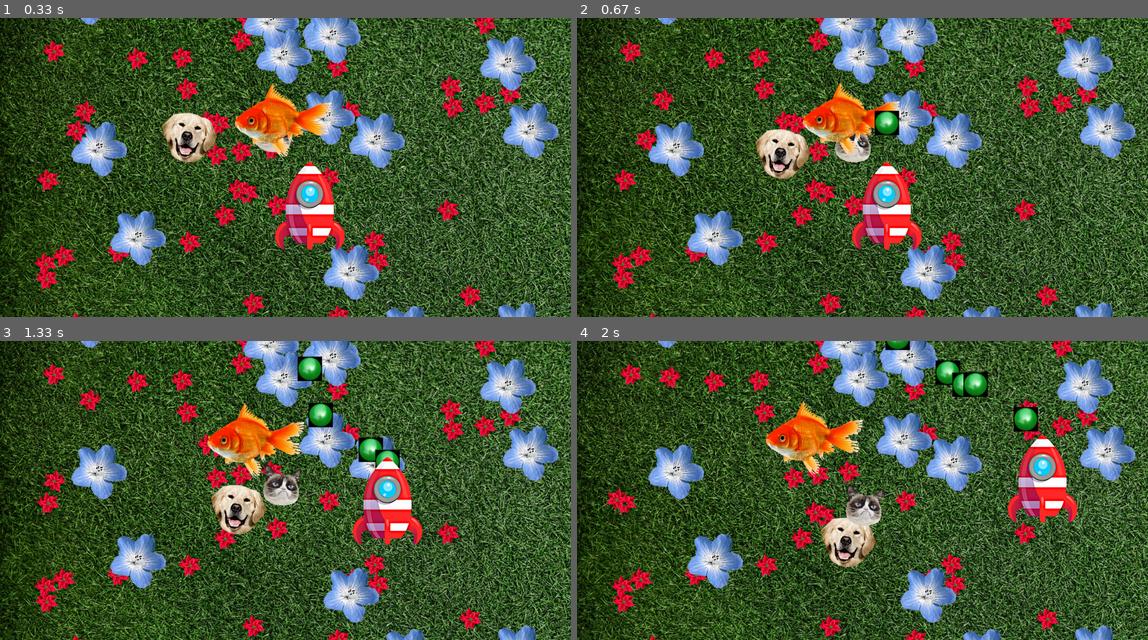
Above: before the commit, frames 1-4 (two rows, left to right).
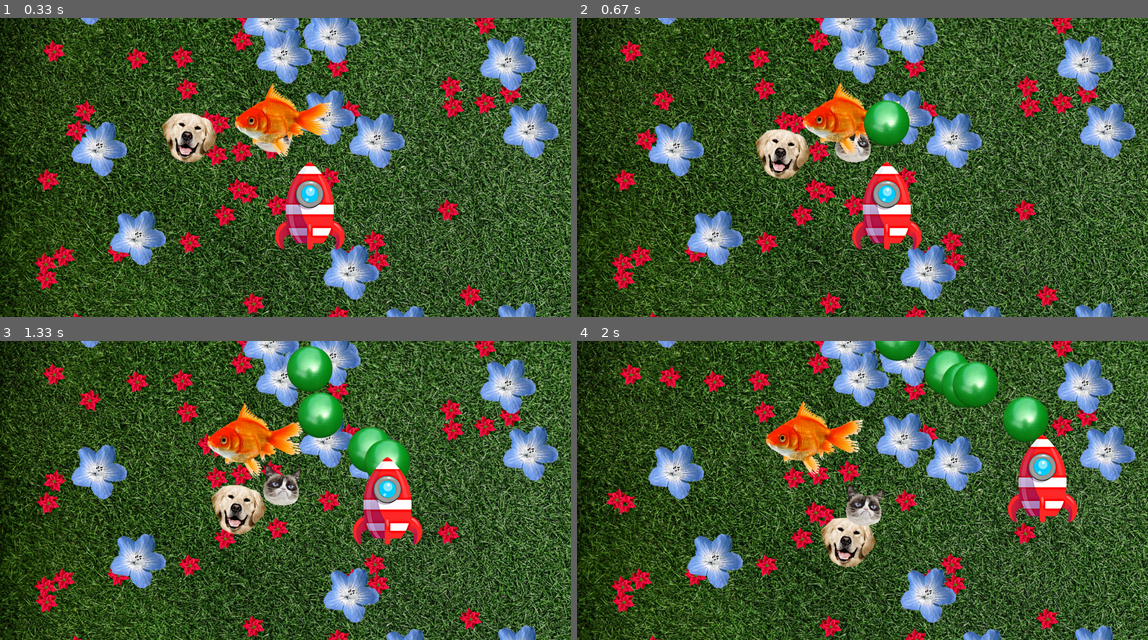
Above: after the commit, the same moments.

Repository: jimmygizmo/pygamefun
Game: pygame game, started from game/main.py
Same seed, same stepped clock (60 frames per second), same inputs: the game is played once before the commit and once after it.
Inputs:
- Up to frame 1 (0.33 s): no input
- Up to frame 2 (0.67 s): tap Space at 0.33 s
- Up to frame 3 (1.33 s): hold Right 0.67-1.13 s; tap Space at 0.73, 1.03, 1.23 s; hold Up from 1.17 s (still down)
- Up to frame 4 (2 s): release Up at 1.47 s; hold Right 1.5-1.97 s; tap Space at 1.57, 1.87 s

Frame 1 is identical in both runs. In frame 2, 0.9% of the frame differs, in the area x 50-59%, y 27-43%; in frame 3, 3.0%, in the area x 50-72%, y 1-46%; in frame 4, 3.0%.

Commit message:
alphonic resizing as I call it with some sense of humor .. is working although it does seem to have a somewhat known issue with the edges, the alpha does work and this is a better result than anything pygame can do that I have seen (all pygame options make the BG all black). remaining issue is that I cannot get pgyame.image.frombytes to create a surface from the VALID PNG data. I also used PNG data I got direct from a file read. I suspect some encoding issue .. BUT all numpy and cv2 manipulations work inside resizer.alphonic_resize() and the problem is with pygame.image.frombytes. maybe its an encoding issue but again, EVERYTHING I tried all validated the PNG data as good. it writes to a good PNG file. unknown problem with frombytes(). solution requires ability to generate pygame surface from raw bytes representing those of a PNG image with alpha channel. A HACK we could do is to read-in the temp validation image file I output. this is bad for a long term solution but it would further isolate the issue and would work just fine I suspect. I may add this in the next push with a prominent CONFIG var to control it.

Diff:
--- a/game/main.py
+++ b/game/main.py
@@ -36,6 +36,12 @@
 )  # SurfCacheitem
 SCACHE: dict[str, SurfCacheItem] = {}  # The Surface Cache. Key = filename, Value = SurfCacheItem.
 
+
+# TODO: This looks like a cool way to apply type-hinting to literal enums like this (constant lists, dicts etc):
+# PygameSurfaceFormatType = Union[
+#     Literal["P"], Literal["RGB"], Literal["RGBX"], Literal["RGBA"], Literal["ARGB"]
+# ]
+# USAGE: format: PygameSurfaceFormatType = "RGBA"
 
 # List of tuples of the phase name and the phase duration in frames/iterations. collections.deque.popleft() is said
 # to be efficient at popping from the left side of a list. I'm just giving it a try. There are many ways to rotate a list.
@@ -537,29 +543,56 @@
     #     raise ValueError(f"FATAL: Invalid ephase_name '{ephase_name}'. "
     #                      "Check values in ENVIRO_PHASES config.")
 
-def load_image(filename: str, flip: bool, width: int | None, height: int | None) -> None:
+def load_image(
+            filename: str,
+            flip: bool,
+            resize: bool,
+            width: int | None,
+            height: int | None,
+        ) -> None:
     image_path = os.path.join(ASSET_PATH, filename)
-    prop_surface_l: pygame.Surface = pygame.image.load(image_path).convert_alpha()
-    if width and height:
-        temp_surface = pygame.Surface((width, height))
-        pygame.transform.smoothscale(prop_surface_l, (width, height), temp_surface)
-        prop_surface_l = temp_surface
+    surface_l: pygame.Surface = pygame.Surface((0, 0))
+    if resize:
+        if width and height:
+            with open(image_path, 'rb') as fh:
+                img_bytes = fh.read()
+            resized_png_bytes = resizer.alphonic_resize(
+                    img_data=img_bytes,
+                    width=width,
+                    height=height,
+                )
+            # DEV HACK (pygame.image.frombytes is not working yet) - output data to a file. Check valid PNG. Hack load it?
+            # TODO: If desperate, we could load the image from disk. Horribly bad but could work until a proper fix.
+            with open('load-image-temp-out-png.png', 'wb') as fh:
+                fh.write(resized_png_bytes)
+            # END DEV HACK - Proves the image data is good. Helps prove out problem is with pygame.image.frombytes()
+            new_size = (width, height)  # NOTE: This is the size of the already-resized image. No resizing occurs here.
+            alphonically_resized_surface = pygame.image.frombytes(
+                    resized_png_bytes,
+                    size=new_size,
+                    format='RGBA',
+                ).convert_alpha()
+            # ******************************************************************
+            # PERSISTENT ERROR:
+            #     fbtest = pygame.image.frombytes(img_bytes, size=(140, 140), format='RGBA').convert_alpha()
+            #              ^^^^^^^^^^^^^^^^^^^^^^^^^^^^^^^^^^^^^^^^^^^^^^^^^^^^^^^^^^^^^^^^^
+            # ValueError: Bytes length does not equal format and resolution size
+            # ******************************************************************
+            surface_l = alphonically_resized_surface
+    else:
+        surface_l: pygame.Surface = pygame.image.load(image_path).convert_alpha()
+
     if flip:
-        prop_surface_l = pygame.transform.flip(prop_surface_l, True, False)
-
-    prop_surface_r: pygame.Surface = pygame.transform.flip(prop_surface_l, True, False)
+        surface_l = pygame.transform.flip(surface_l, True, False)
+
+    # Create RIGHT-facing surface:
+    surface_r: pygame.Surface = pygame.transform.flip(surface_l, True, False)
+    # ADD CACHE ITEM:
     c_item: SurfCacheItem = {
-            'surface_l': prop_surface_l,
-            'surface_r': prop_surface_r,
+            'surface_l': surface_l,
+            'surface_r': surface_r,
         }
     SCACHE[filename] = c_item
-
-    # OPENCV CUSTOM IMAGE RESIZE EXPERIMENT - See file: resizer.py
-    # New experiment with binary image data OpenCV initially as a way to PROPERLY resize a PNG with transparency.
-    if width and height:
-        with open(image_path, 'rb') as fh:
-            img_bytes = fh.read()
-        resizer.alphonic_resize(img_data=img_bytes, width=width, height=height)
 
 
 def event_meatball(group_ref: pygame.sprite.Group):
@@ -625,7 +658,13 @@
 for i, player_spec in enumerate(player_specs):
     player_spec['name'] = player_spec['name'] + str(i)
     player_spec['instance_id'] = i
-    load_image(filename=player_spec['img_filename'], flip=player_spec['flip'], width=None, height=None)
+    load_image(
+            filename=player_spec['img_filename'],
+            flip=player_spec['flip'],
+            resize=False,  # Resizing upon load (with correct alpha) is 90% working. Disabled until ready.
+            width=None,
+            height=None,
+        )
     player: Player = Player(
             groups=[all_sprites, all_players],
             img_filename=player_spec['img_filename'],
@@ -640,7 +679,13 @@
 # INSTANITATE NPC SPRITES
 for i, npc_spec in enumerate(npc_specs):
     npc_spec['instance_id'] = i
-    load_image(filename=npc_spec['img_filename'], flip=npc_spec['flip'], width=None, height=None)
+    load_image(
+            filename=npc_spec['img_filename'],
+            flip=npc_spec['flip'],
+            resize=False,  # Resizing upon load (with correct alpha) is 90% working. Disabled until ready.
+            width=None,
+            height=None,
+        )
     npc: Npc = Npc(
             groups=[all_sprites, all_npcs],
             img_filename=npc_spec['img_filename'],
@@ -653,7 +698,13 @@
 # INSTANITATE PROP SPRITES
 for i, prop_spec in enumerate(prop_specs):
     prop_spec['instance_id'] = i
-    load_image(filename=prop_spec['img_filename'], flip=prop_spec['flip'], width=None, height=None)
+    load_image(
+            filename=prop_spec['img_filename'],
+            flip=prop_spec['flip'],
+            resize=False,  # Resizing upon load (with correct alpha) is 90% working. Disabled until ready.
+            width=None,
+            height=None,
+        )
     prop: Prop = Prop(
             groups=[all_sprites, all_props],
             img_filename=prop_spec['img_filename'],
@@ -668,6 +719,7 @@
     load_image(
             filename=weapon_spec['img_filename'],
             flip=weapon_spec['flip'],
+            resize=False,  # Resizing upon load (with correct alpha) is 90% working. Disabled until ready.
             width=weapon_spec['w'],
             height=weapon_spec['h'],
         )
--- /dev/null
+++ b/game/notes/early-resizer-work.txt
@@ -0,0 +1,114 @@
+# resizer.py
+
+# REASON FOR THIS NEW MODULE (in progress):
+# Problem: getting a black background which should be transparent after resizing PNGs using pygame.transform.smoothscale()
+# Initial searches do not offer a solution in pygame and I would like to explore not only a good solution for the
+# accepted challenge of resizing images with alpha channels while also exploring ALL of the other extreme power of the
+# Open CV libraries. I am looking to merge PyGame with other interesting areas, so this is a fantastic reason to take
+# a shot at this idea for a little utility module.
+
+# I understand the poster's point that a single algorithm is not going to treat RGB vs Alpha Channel information with
+# respect to neighboring pixels (and depending on upscaling vs downscaling) .. and do the best job for both. There
+# are literally "edge case" problems. So this poster is making a logical suggestion to apply the best algorithm to each
+# the RBG channels vs the Alpha Channel separately and with the best algorith and parameters for the purpose, then
+# re-combining those layers back into the desired image format (PNG in the current case.) Sounds like the correct
+# strategy to me and although useful in this game for the early image-transformation-upon-load features I have started
+# putting in, the area in general would be VERY useful. Scaling and transparency are ubiquititious factors in almost
+# every area I am interested in .. or some mathematical equivalent of powerful image processing, used on raw data as
+# part of machine learning. Point is, this is a small hook into something extremely powerful and this is a nice place
+# to throw it in. It can be branched off into it's own thing or my first all-CV project soon enough.
+
+import cv2
+import numpy
+
+
+def alphonic_resize(img_data: bytes, width: int, height: int) -> bytes:
+    # TODO: Adapt this to pass image binary data in and out of the func
+    # NOTE: Using numpy in this intermediate step and the var name img_numpy is initial/temporary. Tips to get bytes into
+    # cv2 image came from: https://stackoverflow.com/questions/54922372/opencv-cv2-cv-load-image-color
+    numpy_array = numpy.fromstring(img_data, numpy.uint8)  # Decode bytes as UInt8 thanks to numpy utility.
+    # img_numpy = cv2.imdecode(numpy_array, cv2.IMREAD_COLOR)  # TODO: Get details on this option.
+    img_numpy = cv2.imdecode(numpy_array, cv2.IMREAD_UNCHANGED)  # TODO: Get details on this option.
+    # *************** All fixed! now we get the alpha channel by using IMREAD_UNCHANGED.
+    print(f"alphonic_resize INFO: img_numpy.shape: {img_numpy.shape}")
+    new_size = (width, height)
+
+    # # Resize the rgb and alpha layers separately and with the optimal algorithm for each.
+    rgb = cv2.resize(img_numpy[:,:,:3], new_size, interpolation=cv2.INTER_AREA)
+    alpha = cv2.resize(img_numpy[:,:,3], new_size, interpolation=cv2.INTER_NEAREST)
+    # Confirmed the same slice as above in an unrelated GitHub project:
+    # https://github.com/opencv/opencv/issues/20780
+    # UPDATE: About our error here that "index 3 is out of bounds for axis 2 with size 3" This is because we expect
+    # there to be 4 layers 0, 1, 2, and 3 (3 is the index of the fourth, ALPHA layer.)
+    # Well, when we print the img_numpy.shape() we see that we do not have an alpha channel, only RGB.
+    # So the problem is happening earlier. We are not getting our alpha channel into the numpy array.
+    # This may very well be because we found that the option constant was deprecated. We had to use IMREAD_COLOR,
+    # but that is just to make the read work. We need to find the new option to specify which will get you the
+    # alhpa channel. No bug here. Simply our option was deprecated and there must be a new equivalent and I just need
+    # to find it. By the way, the one that no longer works is called: cv2.IMREAD_UNCHANGED
+
+    # # Merge the layers back together again.
+    rgba = cv2.cvtColor(rgb, cv2.COLOR_RGB2RGBA)
+    rgba[:, :, 3] = alpha
+
+    # # Save - TOTAL HACK. I still don't have a clean way to get the bytes, so before I modify cv2.imwrite() itself,
+    # I am actually writing a temp file and reading the bytes again as a hack. I'll fix this soon. What I need is a
+    # method like cv2.imwrite() or something similar but which will give me the raw PNG file bytes.
+    # This is all experimental an not part of an important feature for the game code. Just a nice-to-have and a doorway
+    # into some increidbly-powerful possibilities.
+    cv2.imwrite('alphonic-resize-temp-png.png', rgba)
+    with open('alphonic-resize-temp-png.png', 'rb') as fh:
+        img_bytes_out: bytes = fh.read()
+    return img_bytes_out
+
+
+##
+#
+
+
+# OpenCV Docs:
+# https://pypi.org/project/opencv-python/
+
+# Posting with suggestion to use Cv2 and different algorithms for the alpha channel vs the RGB channels:
+# https://stackoverflow.com/questions/77517041/pygame-smoothscale-png-image-with-alpha-transparency-channels-black-edges
+
+# NOTE: I'm on Windows using WSL/Ubuntu, Pyenv Virtualenv and PyCharm for my dev env.
+#    I chose to install opencv-contrib-python for all the interesting extras over just opencv-python.
+
+
+# Original snippet:
+#
+# import cv2
+#
+# path_in = "input.png"
+# path_out = "output.png"
+# img = cv2.imread(path_in, cv2.IMREAD_UNCHANGED)
+# new_size = (640, 480)
+#
+# # Compute alpha and rgb separately
+# rgb = cv2.resize(img[:,:,:3], new_size, interpolation=cv2.INTER_AREA)
+# alpha = cv2.resize(img[:,:,3], new_size, interpolation=cv2.INTER_NEAREST)
+#
+# # Merge back alpha with rgb
+# rgba = cv2.cvtColor(rgb, cv2.COLOR_RGB2RGBA)
+# rgba[:, :, 3] = alpha
+#
+# # Save
+# cv2.imwrite(path_out, rgba)
+
+# RELEVANT INFO ABOUT USING NUMPY ARRAYS TO HOLD AND PROCESS IMAGE DATA AND HOW MANY LIBRARIES USE
+# NUMPY ARRAYS AS A BASIC FORMAT IN THIS AREA. DATA-SCIENCE, MACHINE-LEARNING, ETC.
+# https://scikit-image.org/skimage-tutorials/lectures/00_images_are_arrays.html
+
+# Great articles on image processing with OpenCV and Numpy:
+# https://note.nkmk.me/en/python-opencv-numpy-alpha-blend-mask/
+# Also:
+# https://note.nkmk.me/en/python-numpy-image-processing/
+
+# Numpy Array Slicing:
+# https://www.turing.com/kb/guide-to-numpy-array-slicing
+
+
+
+##
+#
--- /dev/null
+++ b/game/notes/load-image-for-alphonic-resize-90percent-bytes-issue.txt
@@ -0,0 +1,54 @@
+def load_image(
+            filename: str,
+            flip: bool,
+            resize: bool,
+            width: int | None,
+            height: int | None,
+        ) -> None:
+    print(f"LOAD IMAGE")
+    print(f"width: {width}, height: {height}")
+    # VERY TEMPORARY AND IMPERFECT CONVENTION (prior to addind a do_resize spec attribute or similar) IS THAT
+    # IF WE SPECIFY width None and height None it means we don't want any resize.
+    image_path = os.path.join(ASSET_PATH, filename)
+    # ******************************************************************
+    # surface_l: pygame.Surface = pygame.image.load(image_path).convert_alpha()
+    # if width and height:
+    #     temp_surface = pygame.Surface((width, height))
+    #     pygame.transform.smoothscale(surface_l, (width, height), temp_surface)
+    #     surface_l = temp_surface
+    # ******************************************************************
+    # ABOVE DISABLED FOR THE BELOW EXPERIMENT. UPDATE: pygame.image.frombytes not working yet but new image data seems good.
+    # ******************************************************************
+    surface_l: pygame.Surface = pygame.Surface((0, 0))  # Excessive placeholders like this keep type-hinting and more happy.
+    if width and height:
+        with open(image_path, 'rb') as fh:
+            img_bytes = fh.read()
+        #  *-* Next line is just a separate test of frombytes(). Can it convert img_bytes, unmodified by our other code?
+        # fbtest = pygame.image.frombytes(img_bytes, size=(140, 140), format='RGBA').convert_alpha()  # SAME ERROR.
+        #  *-* End frombytes() test.
+        resized_png_bytes = resizer.alphonic_resize(img_data=img_bytes, width=width, height=height)
+        # DEV HACK (pygame.image.frombytes is not working yet) - output data to a file. Check valid PNG. Hack load it?
+        with open('load-image-temp-out-png.png', 'wb') as fh:
+            fh.write(resized_png_bytes)
+        # END DEV HACK -- UPDATE - PROVEN NOW - THE IMAGE DATA IS GOOD!!  pygame.image.frombytes SHOULD work.
+        new_size = (width, height)  # NOTE: This is the size of the already-resized image. No resizing occurs here.
+        alphonically_resized_surface = pygame.image.frombytes(resized_png_bytes, size=new_size, format='RGBA').convert_alpha()
+        # alphonically_resized_surface = pygame.image.frombuffer(resized_png_bytes, size=new_size, format='RGBA').convert_alpha()
+        surface_l = alphonically_resized_surface
+    # ******************************************************************
+    # PERSISTENT ERROR:
+    #     fbtest = pygame.image.frombytes(img_bytes, size=(140, 140), format='RGBA').convert_alpha()
+    #              ^^^^^^^^^^^^^^^^^^^^^^^^^^^^^^^^^^^^^^^^^^^^^^^^^^^^^^^^^^^^^^^^^
+    # ValueError: Bytes length does not equal format and resolution size
+    # ******************************************************************
+    else:
+        surface_l: pygame.Surface = pygame.image.load(image_path).convert_alpha()
+    if flip:
+        surface_l = pygame.transform.flip(surface_l, True, False)
+
+    surface_r: pygame.Surface = pygame.transform.flip(surface_l, True, False)
+    c_item: SurfCacheItem = {
+            'surface_l': surface_l,
+            'surface_r': surface_r,
+        }
+    SCACHE[filename] = c_item
--- a/game/resizer.py
+++ b/game/resizer.py
@@ -1,66 +1,40 @@
 # resizer.py
-
-# REASON FOR THIS NEW MODULE (in progress):
-# Problem: getting a black background which should be transparent after resizing PNGs using pygame.transform.smoothscale()
-# Initial searches do not offer a solution in pygame and I would like to explore not only a good solution for the
-# accepted challenge of resizing images with alpha channels while also exploring ALL of the other extreme power of the
-# Open CV libraries. I am looking to merge PyGame with other interesting areas, so this is a fantastic reason to take
-# a shot at this idea for a little utility module.
-
-# I understand the poster's point that a single algorithm is not going to treat RGB vs Alpha Channel information with
-# respect to neighboring pixels (and depending on upscaling vs downscaling) .. and do the best job for both. There
-# are literally "edge case" problems. So this poster is making a logical suggestion to apply the best algorithm to each
-# the RBG channels vs the Alpha Channel separately and with the best algorith and parameters for the purpose, then
-# re-combining those layers back into the desired image format (PNG in the current case.) Sounds like the correct
-# strategy to me and although useful in this game for the early image-transformation-upon-load features I have started
-# putting in, the area in general would be VERY useful. Scaling and transparency are ubiquititious factors in almost
-# every area I am interested in .. or some mathematical equivalent of powerful image processing, used on raw data as
-# part of machine learning. Point is, this is a small hook into something extremely powerful and this is a nice place
-# to throw it in. It can be branched off into it's own thing or my first all-CV project soon enough.
 
 import cv2
 import numpy
 
 
 def alphonic_resize(img_data: bytes, width: int, height: int) -> bytes:
-    # TODO: Adapt this to pass image binary data in and out of the func
-    # NOTE: Using numpy in this intermediate step and the var name img_numpy is initial/temporary. Tips to get bytes into
-    # cv2 image came from: https://stackoverflow.com/questions/54922372/opencv-cv2-cv-load-image-color
-    numpy_array = numpy.fromstring(img_data, numpy.uint8)  # Decode bytes as UInt8 thanks to numpy utility.
-    # img_numpy = cv2.imdecode(numpy_array, cv2.IMREAD_COLOR)  # TODO: Get details on this option.
-    img_numpy = cv2.imdecode(numpy_array, cv2.IMREAD_UNCHANGED)  # TODO: Get details on this option.
-    # *************** All fixed! now we get the alpha channel by using IMREAD_UNCHANGED.
-    print(f"alphonic_resize INFO: img_numpy.shape: {img_numpy.shape}")
+    numpy_array = numpy.fromstring(img_data, dtype=numpy.uint8, sep='')  # Decode bytes as UInt8 thanks to numpy utility.
+    img_numpy = cv2.imdecode(numpy_array, cv2.IMREAD_UNCHANGED)  # NOTE: Accidentally started with cv2.IMREAD_COLOR, and it gave us only the RGB. Only 3 channels not 4 and hence our index error later.
+    print(f"alphonic_resize - after numpy.fromstring AND cv2.imdecode - original size: img_numpy.shape: {img_numpy.shape}")
     new_size = (width, height)
 
     # # Resize the rgb and alpha layers separately and with the optimal algorithm for each.
     rgb = cv2.resize(img_numpy[:,:,:3], new_size, interpolation=cv2.INTER_AREA)
     alpha = cv2.resize(img_numpy[:,:,3], new_size, interpolation=cv2.INTER_NEAREST)
-    # Confirmed the same slice as above in an unrelated GitHub project:
-    # https://github.com/opencv/opencv/issues/20780
-    # UPDATE: About our error here that "index 3 is out of bounds for axis 2 with size 3" This is because we expect
-    # there to be 4 layers 0, 1, 2, and 3 (3 is the index of the fourth, ALPHA layer.)
-    # Well, when we print the img_numpy.shape() we see that we do not have an alpha channel, only RGB.
-    # So the problem is happening earlier. We are not getting our alpha channel into the numpy array.
-    # This may very well be because we found that the option constant was deprecated. We had to use IMREAD_COLOR,
-    # but that is just to make the read work. We need to find the new option to specify which will get you the
-    # alhpa channel. No bug here. Simply our option was deprecated and there must be a new equivalent and I just need
-    # to find it. By the way, the one that no longer works is called: cv2.IMREAD_UNCHANGED
 
     # # Merge the layers back together again.
     rgba = cv2.cvtColor(rgb, cv2.COLOR_RGB2RGBA)
     rgba[:, :, 3] = alpha
 
-    # # Save - TOTAL HACK. I still don't have a clean way to get the bytes, so before I modify cv2.imwrite() itself,
-    # I am actually writing a temp file and reading the bytes again as a hack. I'll fix this soon. What I need is a
-    # method like cv2.imwrite() or something similar but which will give me the raw PNG file bytes.
-    # This is all experimental an not part of an important feature for the game code. Just a nice-to-have and a doorway
-    # into some increidbly-powerful possibilities.
+    # Using this temp file hack until I can more cleanly get the raw image (PNG file) bytes out of the cv2 image.
     cv2.imwrite('alphonic-resize-temp-png.png', rgba)
     with open('alphonic-resize-temp-png.png', 'rb') as fh:
         img_bytes_out: bytes = fh.read()
+
+
+    out_numpy_array = numpy.fromstring(img_bytes_out, dtype=numpy.uint8, sep='')  # For debug logging only for now.
+    out_img_numpy = cv2.imdecode(out_numpy_array, cv2.IMREAD_UNCHANGED)  # For debug logging only for now.
+    print(f"alphonic_resize - after resize - returned size: out_img_numpy.shape: {out_img_numpy.shape}")
     return img_bytes_out
 
+    # STATUS: This is returning a valid image. Alpha is transparent, but seems to have a known issue with the edges.
+    #    Other folks attempting a similar solution had similar problems. This is still a great experiment.
+    #    THIS IS AN IMPROVEMENT over the other options (except for the possible border problem - possible hard
+    #    edge or black line around edges - most-liekly fixable. HOWEVER .. I cannot use this yet. I am having trouble
+    #    on the other side, converting raw bytes into a pygame surface. pygame.image.frombytes/frombuffer are not
+    #    working yet. The image looks valid and shape is correct, so I think the problem is NOT here in resizer.
 
 ##
 #
Not shown, changed: .gitignore
